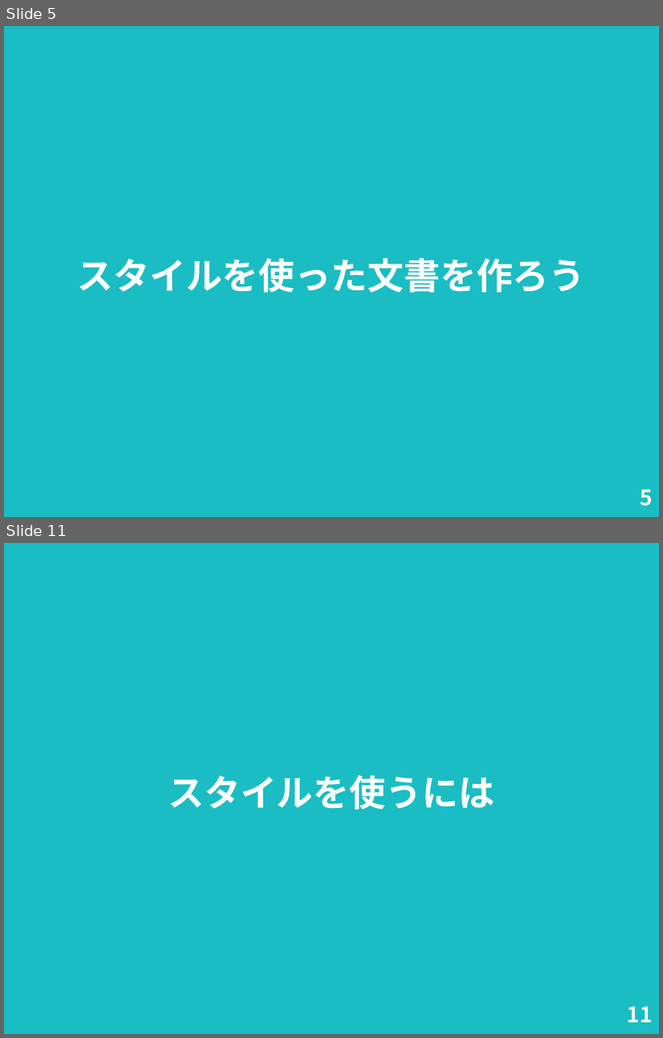
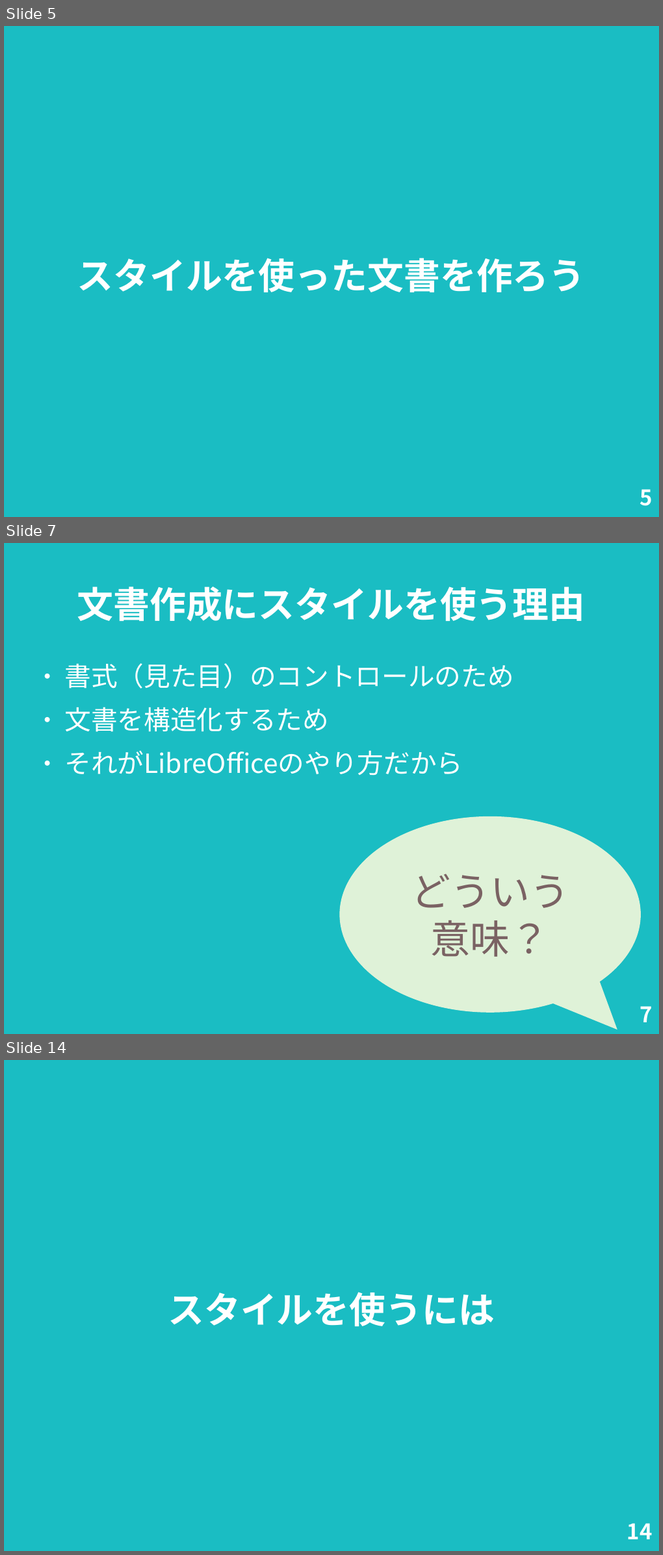
Before and after one commit to nogajun/libreofficekaigi2018-handson, a slide deck: docs/20180512-writer_handson_slide.odp. Shown one above the other, each under a label of ours: slides 5 and 11 before the commit, slides 5, 7 and 14 after it; the slides between them are not shown. The pictures are 663x1038 and 663x1555 pixels, drawn with LibreOffice and Linux fonts; fonts in the diff are those of the drawing. Boxes give left, top, right and bottom in pixels: in the first picture for what was removed or moved away, otherwise in the second. Text is boxed around its words. In the diff, an @@ line names an element or a change of style, - is before the commit and + after.

```diff
--- a/docs/20180512-writer_handson_slide.odp
+++ b/docs/20180512-writer_handson_slide.odp
@@ slide 7 added at bbox=[4, 543, 659, 1034], background #1ABDC3 @@
@@ title added at bbox=[77, 587, 585, 622], 44 pt, text #FFFFFF, bold @@
+文書作成にスタイルを使う理由
@@ text added at bbox=[65, 663, 514, 776], 32 pt, text #FFFFFF @@
+● 書式（見た目）のコントロールのため
+● 文書を構造化するため
+● それがLibreOfficeのやり方だから
@@ speech bubble added at bbox=[340, 817, 642, 1013], fill #DFF2D8, 48 pt, text #7A6263 @@
+どういう
+意味？
@@ page number added at bbox=[640, 1006, 652, 1023], 26 pt, text #FFFFFF, bold @@
+7
@@ what was slide 11 is now slide 14 @@
@@ page number at bbox=[627, 1523, 653, 1540]: text changed @@
-11
+14
```
Also in this commit, not shown: 9 slides changed, 3 other slides added, 1 slide removed, 1 other file.
